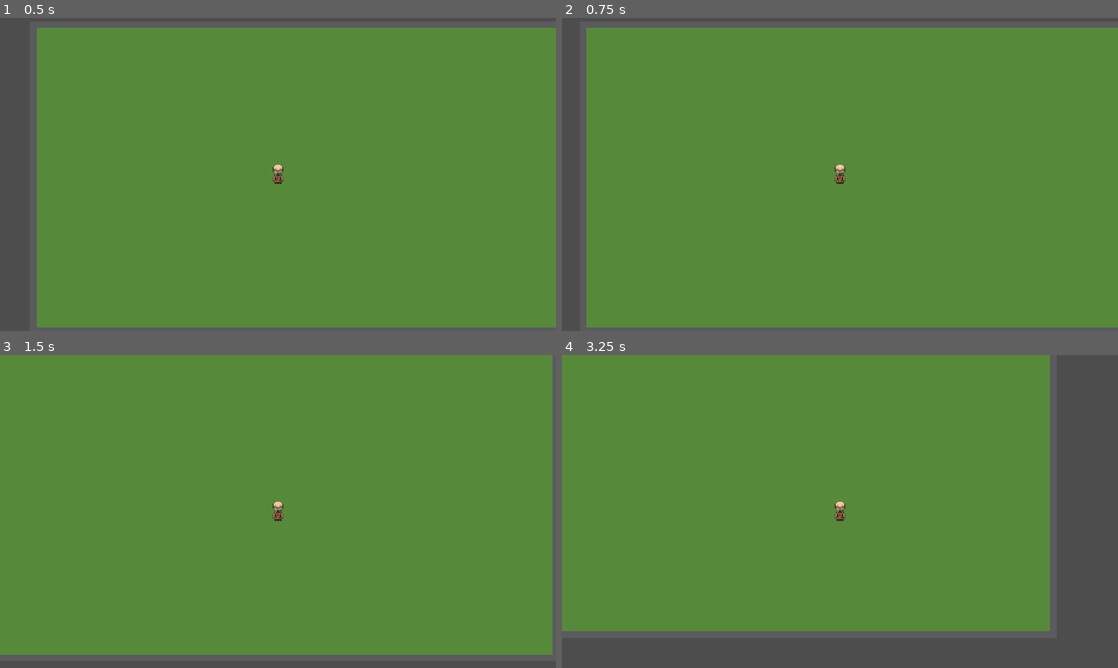
Above: before the commit, frames 1-4 (two rows, left to right).
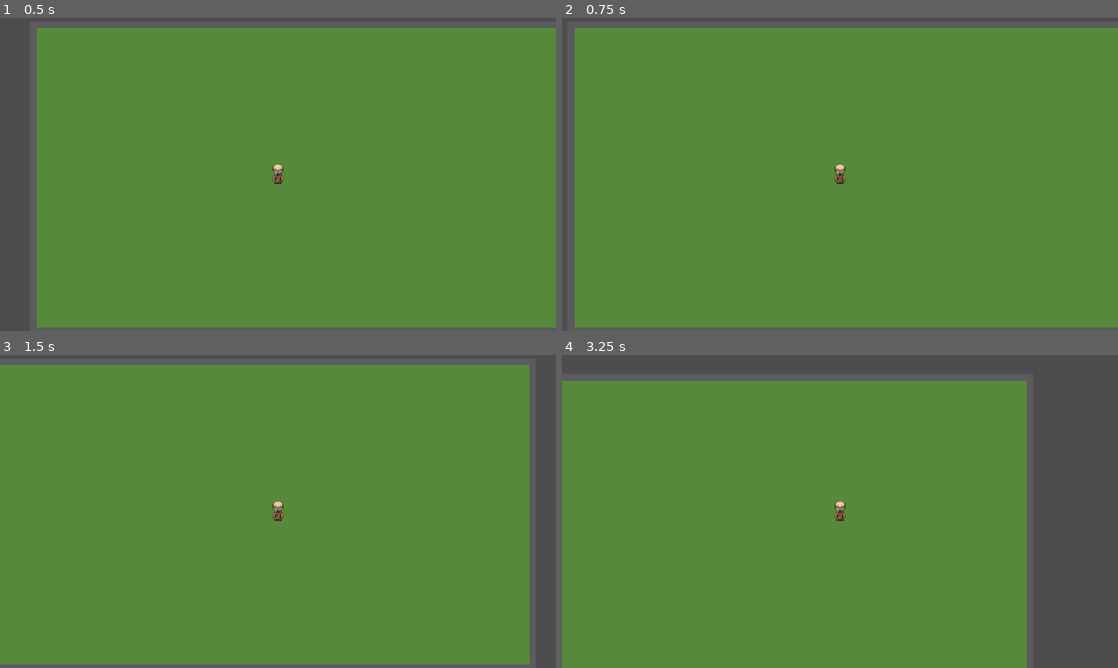
Above: after the commit, the same moments.

Repository: Halei-6103/MinersFury
Game: Godot game, scene res://scenes/levels/main.tscn
The game is run twice, just before and just after one commit, with the same random seed, the same clock (stepped at 60 frames per second) and the same inputs.
Inputs:
- Up to frame 1 (0.5 s): no input
- Up to frame 2 (0.75 s): tap Enter at 0.5 s; hold D (move_right) from 0.53 s (still down); tap Space (dodge) at 0.6 s
- Up to frame 3 (1.5 s): tap Space (dodge) at 1.25, 1.35 s; release D (move_right) at 1.28 s; hold S (move_down) from 1.28 s (still down)
- Up to frame 4 (3.25 s): release S (move_down) at 2.03 s; hold D (move_right) 2.03-2.78 s; tap Space (dodge) at 2.1, 2.85 s; hold W (move_up) from 2.78 s (still down)

Frame 1 is identical in both runs. In frame 2, 2.0% of the frame differs, in the area x 2-5%, y 3-99%; in frame 3, 9.9%; in frame 4, 20%, in the area x 0-88%, y 0-100%.

Commit message:
dodge added, and animation sprite

Diff:
--- a/miners-fury/scenes/player/player.gd
+++ b/miners-fury/scenes/player/player.gd
@@ -1,22 +1,77 @@
 extends CharacterBody2D
 
-@export var speed: float = 200.0
-@export var acceleration: float = 1500.0
-@export var friction: float = 1200.0
+@export var speed: float = 120.0
+@export var roll_speed: float = 400.0
+@export var roll_duration: float = 0.18
+@export var roll_cooldown: float = 0.6
+@export var acceleration: float = 800.0
+@export var friction: float = 900.0
 
-var current_state: String = "idle"
+@onready var animated_sprite: AnimatedSprite2D = $AnimatedSprite2D
+
+enum State { MOVE, ROLL }
+var state: State = State.MOVE
+
+var last_direction: Vector2 = Vector2.DOWN
+var roll_direction: Vector2 = Vector2.ZERO
+var roll_timer: float = 0.0
+var roll_cooldown_timer: float = 0.0
+var can_roll: bool = true
 
 func _physics_process(delta: float) -> void:
-	var input_vector := Vector2.ZERO
-	input_vector.x = Input.get_axis("move_left", "move_right")
-	input_vector.y = Input.get_axis("move_up", "move_down")
-	input_vector = input_vector.normalized()
+	roll_cooldown_timer = max(roll_cooldown_timer - delta, 0.0)
+	if roll_cooldown_timer <= 0.0:
+		can_roll = true
 
-	if input_vector != Vector2.ZERO:
-		velocity = velocity.move_toward(input_vector * speed, acceleration * delta)
-		current_state = "move"
+	match state:
+		State.MOVE:
+			_handle_move(delta)
+		State.ROLL:
+			_handle_roll(delta)
+
+	move_and_slide()
+	_update_animation()
+
+func _handle_move(delta: float) -> void:
+	var input_dir := Vector2(
+		Input.get_action_strength("move_right") - Input.get_action_strength("move_left"),
+		Input.get_action_strength("move_down") - Input.get_action_strength("move_up")
+	).normalized()
+
+	if input_dir != Vector2.ZERO:
+		last_direction = input_dir
+		velocity = velocity.move_toward(input_dir * speed, acceleration * delta)
 	else:
 		velocity = velocity.move_toward(Vector2.ZERO, friction * delta)
-		current_state = "idle"
 
-	move_and_slide()
+	if Input.is_action_just_pressed("dodge") and can_roll:
+		_start_roll(input_dir)
+
+func _start_roll(input_dir: Vector2) -> void:
+	state = State.ROLL
+	roll_timer = roll_duration
+	can_roll = false
+	roll_cooldown_timer = roll_cooldown
+	# roll in whatever direction is currently held, fallback to last faced direction if standing still
+	roll_direction = input_dir if input_dir != Vector2.ZERO else last_direction
+	velocity = roll_direction * roll_speed
+
+func _handle_roll(delta: float) -> void:
+	roll_timer -= delta
+	if roll_timer <= 0.0:
+		state = State.MOVE
+		velocity = velocity.limit_length(speed)
+
+func _update_animation() -> void:
+	var anim_prefix := "down"
+	if abs(last_direction.x) > abs(last_direction.y):
+		anim_prefix = "right" if last_direction.x > 0 else "left"
+	else:
+		anim_prefix = "down" if last_direction.y > 0 else "up"
+
+	if state == State.ROLL:
+		animated_sprite.play("roll_" + anim_prefix)
+	elif velocity.length() > 10.0:
+		animated_sprite.play("walk_" + anim_prefix)
+	else:
+		animated_sprite.play("idle_" + anim_prefix)
--- a/miners-fury/scenes/player/player.tscn
+++ b/miners-fury/scenes/player/player.tscn
@@ -17,3 +17,5 @@
 shape = SubResource("RectangleShape2D_x7p2l")
 
 [node name="Camera2D" type="Camera2D" parent="." unique_id=1634722276]
+
+[node name="AnimatedSprite2D" type="AnimatedSprite2D" parent="." unique_id=1964062319]
